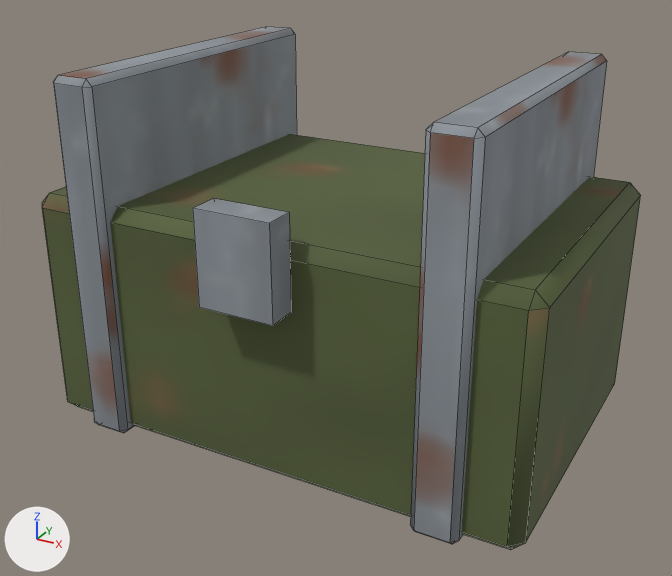
Before and after pictures for a commit that changed the FBX model Export/Meshes/SW_Loot/SM_Chest_Uncommon.fbx.
Camera for both pictures: a 50 mm camera at (2.79, -5.19, 3.46) aimed at (0.03, -0.17, 0.95). Arrows for +X, +Y and +Z are at lower left; the lights stay in place. The first picture is the older version. Mesh edges are drawn as thin lines.

Objects in the first picture: 'SM_Chest_Uncommon'.
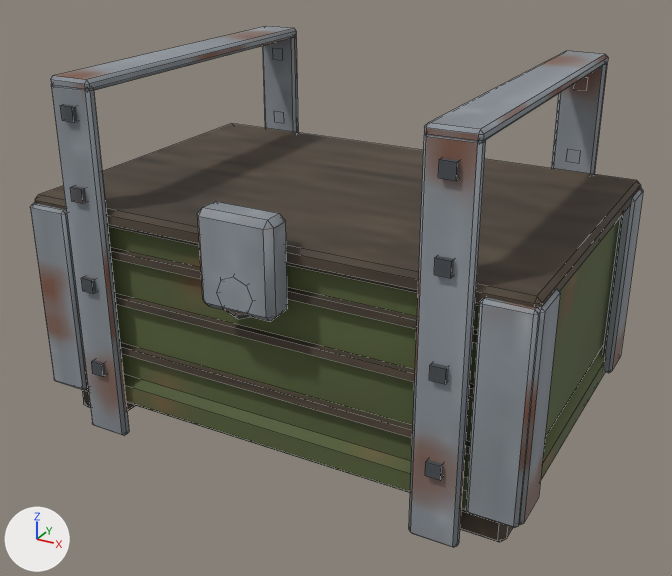
Changed parts and their boxes (x1, y1, x2, y2) in the pictures (672 x 576 px; the box of a moved part takes in the faces that stretch with it):
'SM_Chest_Uncommon', reshaped: before (42, 27, 641, 550); after (30, 26, 643, 547)
part 1 of me_sm_chest_uncommon, added (mostly hidden): after (120, 343, 470, 455)
part 2 of me_sm_chest_uncommon, moved or reshaped: before (42, 134, 641, 550); after (108, 218, 620, 478)
part 3 of me_sm_chest_uncommon, added (mostly hidden): after (115, 293, 474, 397)
part 4 of me_sm_chest_uncommon, added (mostly hidden): after (110, 247, 478, 343)
part 5 of me_sm_chest_uncommon, added: after (91, 360, 106, 377)
part 6 of me_sm_chest_uncommon, moved or reshaped (not visible afterwards): before (53, 27, 297, 433)
part 7 of me_sm_chest_uncommon, moved or reshaped: before (410, 52, 607, 544); after (519, 289, 560, 525)
part 8 of me_sm_chest_uncommon, added: after (602, 187, 643, 373)
part 9 of me_sm_chest_uncommon, added: after (81, 276, 97, 294)
part 10 of me_sm_chest_uncommon, added: after (70, 186, 86, 203)
part 11 of me_sm_chest_uncommon, added: after (60, 104, 77, 122)
part 12 of me_sm_chest_uncommon, added: after (425, 460, 443, 480)
part 13 of me_sm_chest_uncommon, added: after (429, 363, 448, 384)
part 14 of me_sm_chest_uncommon, added: after (434, 256, 454, 278)
part 15 of me_sm_chest_uncommon, added: after (439, 158, 459, 180)
part 16 of me_sm_chest_uncommon, rebuilt (7% narrower): before (193, 199, 291, 326); after (197, 201, 288, 321)
part 17 of me_sm_chest_uncommon, added: after (30, 26, 641, 547)

What changed in the scene script:
```text
Change me_sm_chest_uncommon:
    remove me_sm_chest_uncommon.from_pydata(...)  # 80 vertices, 84 faces; spans x -1.7..1.7, y -1.3..1.17, z 0.0..2.4
    add me_sm_chest_uncommon.from_pydata(...)  # 736 vertices, 736 faces; spans x -1.7..1.7, y -1.3..1.17, z 0.0..2.4
    me_sm_chest_uncommon part 1: a new loose piece, a box spanning x -1.55..1.55, y -1.095..-1.045, z 0.595..0.645, in mat_m_survivalatlas_embed (picture img_t_survivalatlas_color_embed256_png)
    me_sm_chest_uncommon part 2: the loose piece of 24 vertices spanning x -1.7..1.7, y -1.1..1.1, z 0.0..1.6 is scaled about its middle by (0.947, 0.965, 0.85), then moved by (0.0, 0.0, 0.1)
    me_sm_chest_uncommon part 3: a new loose piece, a box spanning x -1.55..1.55, y -1.095..-1.045, z 0.955..1.005, in mat_m_survivalatlas_embed (picture img_t_survivalatlas_color_embed256_png)
    me_sm_chest_uncommon part 4: a new loose piece, a box spanning x -1.55..1.55, y -1.095..-1.045, z 1.275..1.325, in mat_m_survivalatlas_embed (picture img_t_survivalatlas_color_embed256_png)
    me_sm_chest_uncommon part 5: a new loose piece, a box spanning x -1.245..-1.155, y -1.205..-1.155, z 0.455..0.545, in mat_m_survivalatlas_embed (picture img_t_survivalatlas_color_embed256_png)
    me_sm_chest_uncommon part 6: the loose piece of 24 vertices spanning x -1.35..-1.05, y -1.17..1.17, z 0.0..2.4 is scaled about its middle by (0.223, 0.119, 0.543), then moved by (-0.46, 0.97, -0.3)
    me_sm_chest_uncommon part 7: the loose piece of 24 vertices spanning x 1.05..1.35, y -1.17..1.17, z 0.0..2.4 is scaled about its middle by (0.223, 0.119, 0.543), then moved by (0.46, -0.97, -0.3)
    me_sm_chest_uncommon part 8: the loose piece of 24 vertices spanning x 1.05..1.35, y -1.17..1.17, z 0.0..2.4 is copied, and the copy is scaled about its middle by (0.223, 0.119, 0.543), then moved by (0.46, 0.97, -0.3); it spans x 1.62..1.7, y 0.82..1.12, z 0.25..1.55
    me_sm_chest_uncommon part 9: a new loose piece, a box spanning x -1.245..-1.155, y -1.205..-1.155, z 1.055..1.145, in mat_m_survivalatlas_embed (picture img_t_survivalatlas_color_embed256_png)
    me_sm_chest_uncommon part 10: a new loose piece, a box spanning x -1.245..-1.155, y -1.205..-1.155, z 1.655..1.745, in mat_m_survivalatlas_embed (picture img_t_survivalatlas_color_embed256_png)
    me_sm_chest_uncommon part 11: a new loose piece, a box spanning x -1.245..-1.155, y -1.205..-1.155, z 2.155..2.245, in mat_m_survivalatlas_embed (picture img_t_survivalatlas_color_embed256_png)
    me_sm_chest_uncommon part 12: a new loose piece, a box spanning x 1.155..1.245, y -1.205..-1.155, z 0.455..0.545, in mat_m_survivalatlas_embed (picture img_t_survivalatlas_color_embed256_png)
    me_sm_chest_uncommon part 13: a new loose piece, a box spanning x 1.155..1.245, y -1.205..-1.155, z 1.055..1.145, in mat_m_survivalatlas_embed (picture img_t_survivalatlas_color_embed256_png)
    me_sm_chest_uncommon part 14: a new loose piece, a box spanning x 1.155..1.245, y -1.205..-1.155, z 1.655..1.745, in mat_m_survivalatlas_embed (picture img_t_survivalatlas_color_embed256_png)
    me_sm_chest_uncommon part 15: a new loose piece, a box spanning x 1.155..1.245, y -1.205..-1.155, z 2.155..2.245, in mat_m_survivalatlas_embed (picture img_t_survivalatlas_color_embed256_png)
    me_sm_chest_uncommon part 16: the loose piece of 8 vertices spanning x -0.25..0.25, y -1.3..-1.1, z 1.2..1.8 is rebuilt with 24 vertices and now spans x -0.25..0.25, y -1.3..-1.1, z 1.2..1.8
    me_sm_chest_uncommon part 17: 440 vertices added at x -1.7..1.68, y -1.3..1.17, z 0.0..2.4
    other edits to the shape of me_sm_chest_uncommon do not show in these pictures
```
